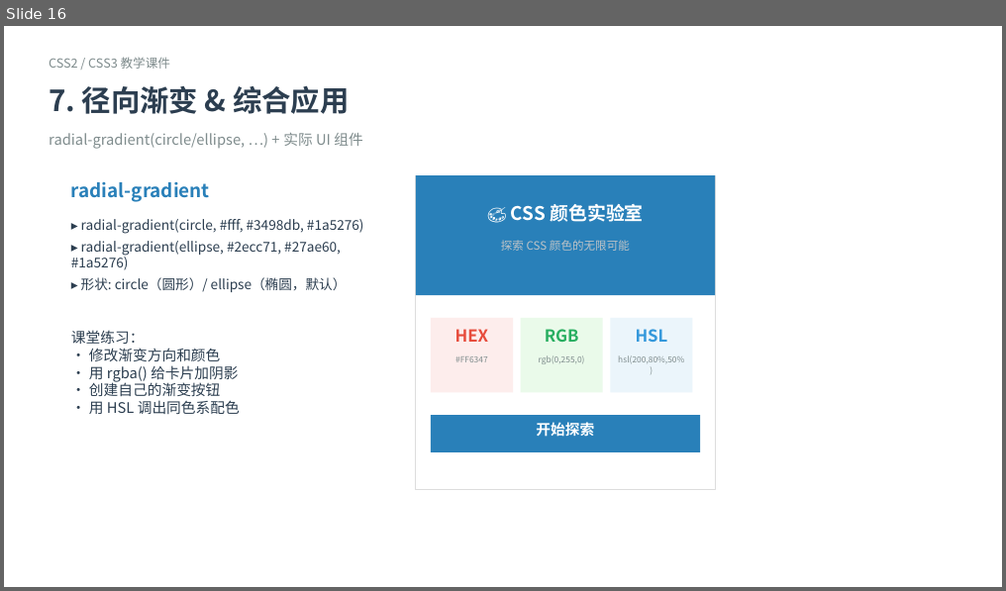
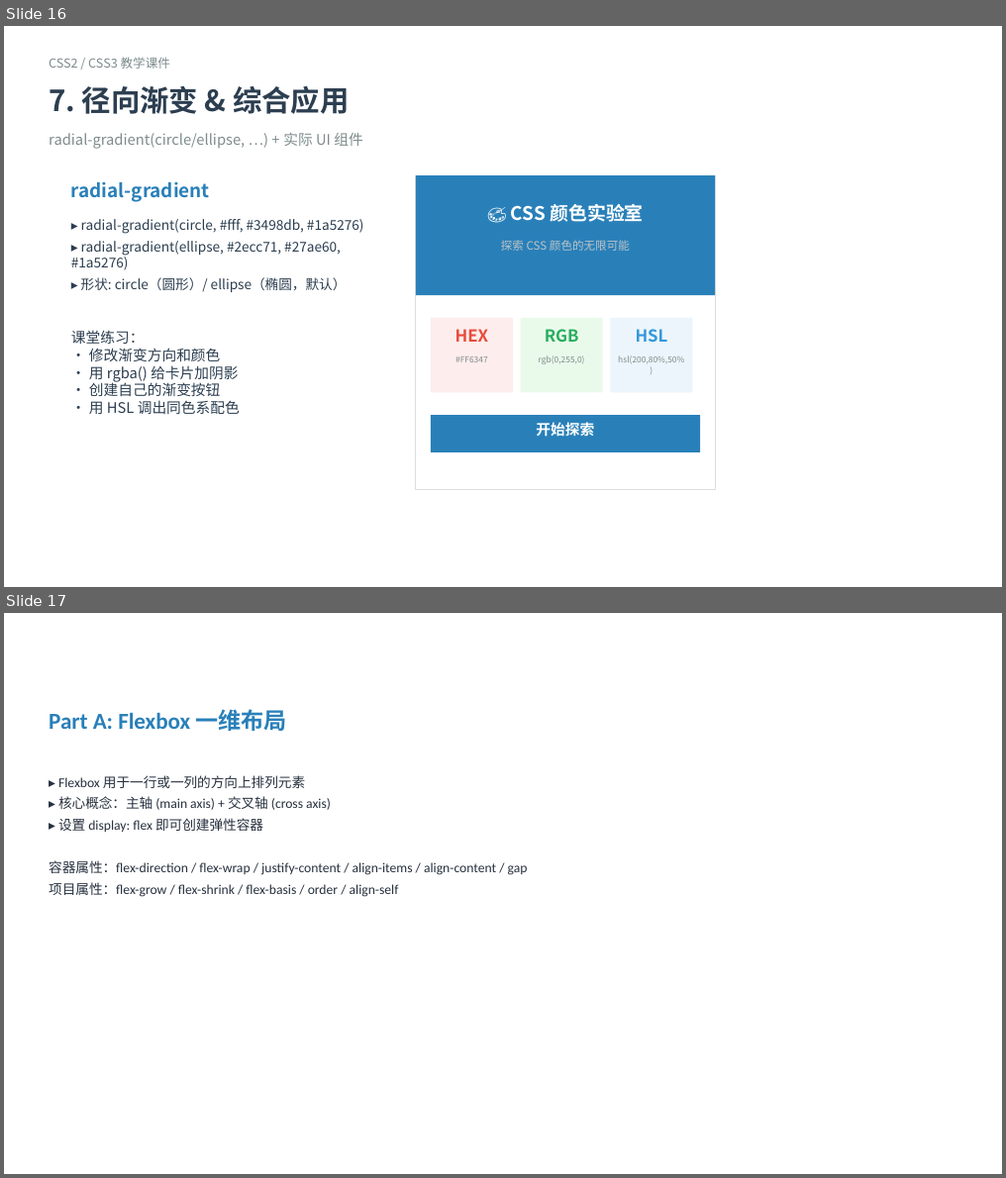
Before and after one commit to cxsun123/frontend-tutorial, a slide deck: CSS2_CSS3.pptx. Shown one above the other, each under a label of ours: slide 16 before the commit, slides 16 and 17 after it. The pictures are 1006x591 and 1006x1178 pixels, drawn with LibreOffice and Linux fonts; fonts in the diff are those of the drawing. Boxes give left, top, right and bottom in pixels: in the first picture for what was removed or moved away, otherwise in the second. Text is boxed around its words. In the diff, an @@ line names an element or a change of style, - is before the commit and + after.

Commit message:
feat: add TypeScript examples, syntax highlighting, and Docker support
- Added 7 TypeScript demo files with syntax highlighting (01-07)
- Added HTML versions of TS examples with Highlight.js
- Added CSS3 enhanced examples (08-css3.html)
- Updated CSS examples (04-layout, 05-flex-grid, 06-responsive, 07-effects)
- Added TypeScript_Introduction.pptx
- Added Dockerfile and .dockerignore for deployment
- Updated README with Bun/Python/Docker instructions
- Fixed example-playground.js getInlineStyles() to exclude head styles
- Updated index.html with TypeScript card

```diff
--- a/CSS2_CSS3.pptx
+++ b/CSS2_CSS3.pptx
@@ slide 17 added at (4,613,1002,1174), background #FFFFFF @@
@@ text added at (49,709,287,731), 22 pt, text #2980B9, bold @@
+Part A: Flexbox 一维布局
@@ text added at (49,775,528,897), 13 pt, text #27313F @@
+▸ Flexbox 用于一行或一列的方向上排列元素
+▸ 核心概念：主轴 (main axis) + 交叉轴 (cross axis)
+▸ 设置 display: flex 即可创建弹性容器
+容器属性：flex-direction / flex-wrap / justify-content / align-items / align-content / gap
+项目属性：flex-grow / flex-shrink / flex-basis / order / align-self
```
Also in this commit, not shown: 57 other slides added, 49 other files.
